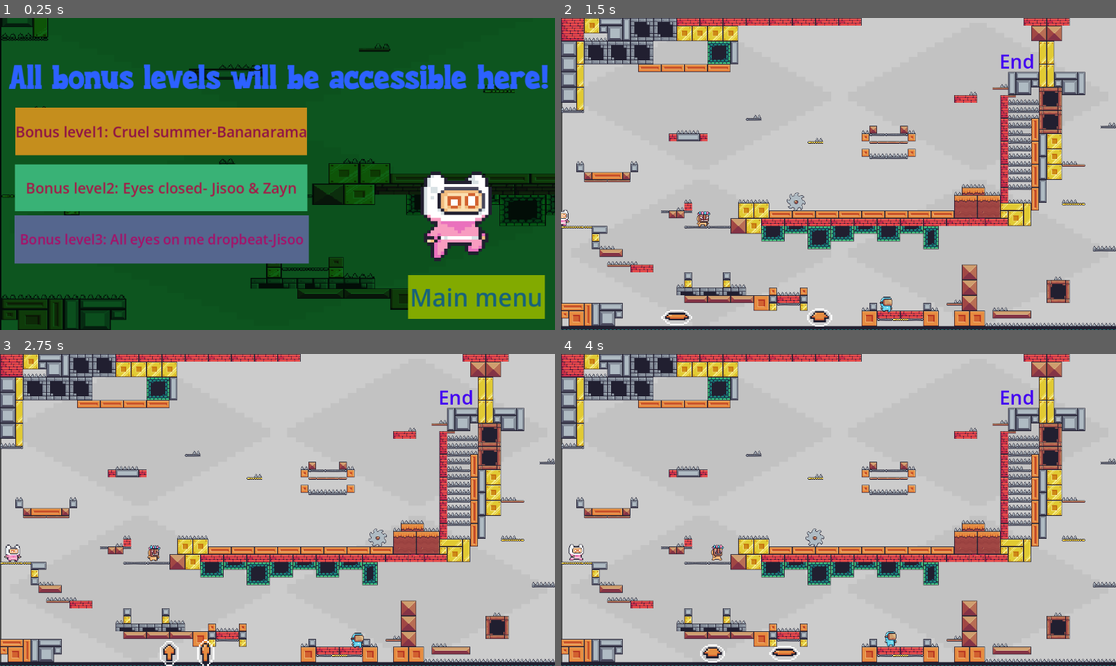
Above: before the commit, frames 1-4 (two rows, left to right).
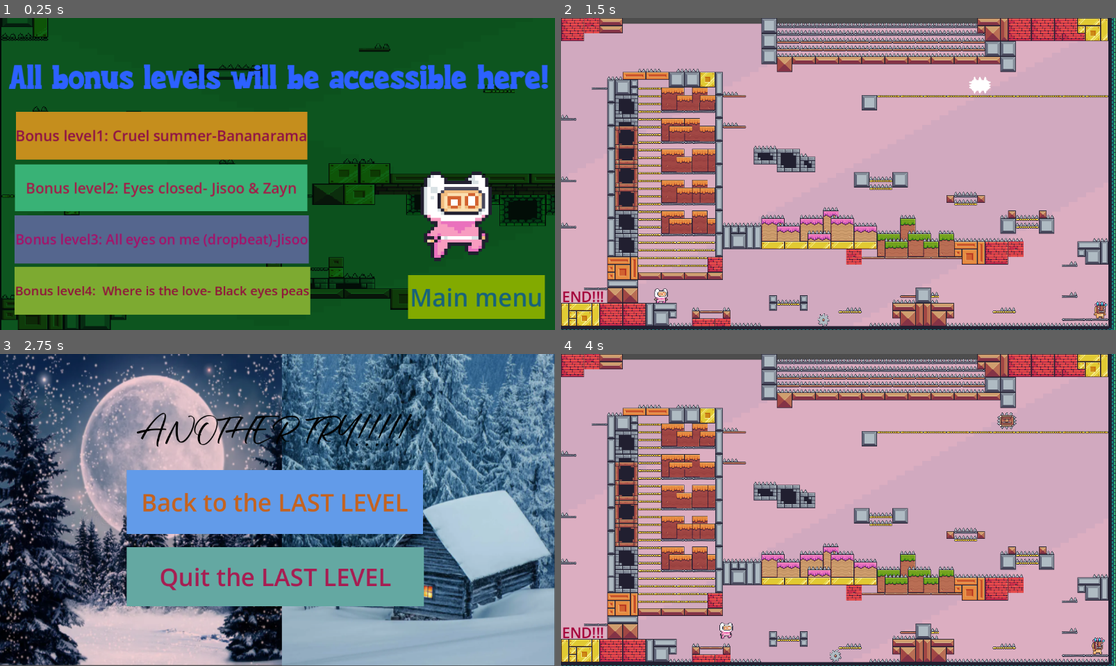
Above: after the commit, the same moments.

Repository: Miguella297/Pinktune
Game: Godot game, scene res://bonus_levels.tscn
Same seed, same stepped clock (60 frames per second), same inputs: the game is played once before the commit and once after it. This scene is started directly instead of the project's main scene.
Inputs (mouse positions are in pixels of both pictures, inside the frame that each line leads up to):
- Up to frame 1 (0.25 s): no input
- Up to frame 2 (1.5 s): click (721, 289) at 0.5 s, where only the run after the commit has a clickable "Bonus level4: Where is the lo…"; click (721, 130) at 1.25 s, where only the run before the commit has a clickable "Bonus level1: Cruel summer-Ba…"
- Up to frame 3 (2.75 s): tap Enter (ui_accept) at 2, 2.27 s; hold Right (ui_right) from 2.03 s (still down); tap Alt at 2.1 s
- Up to frame 4 (4 s): release Right (ui_right) at 2.75 s; click (838, 500) at 2.75 s, where only the run after the commit has a clickable "Back to the LAST LEVEL"; hold Right (ui_right) from 3.53 s (still down); tap Shift at 3.6 s; tap Enter (ui_accept) at 3.77 s

The runs differ from the first frame. In frame 1, 11% of the frame differs, in the area x 2-56%, y 28-96%; in frame 2, 96%; in frame 3, 95%; in frame 4, 96%, in the area x 0-100%, y 0-100%.

Commit message:
GAME FINISHED AT 75 HOURS AND 43 MINUTES

Diff:
--- a/Deathscene17.tscn
+++ b/Deathscene17.tscn
@@ -1,9 +1,10 @@
-[gd_scene load_steps=11 format=3 uid="uid://ca825okeqntuj"]
+[gd_scene load_steps=12 format=3 uid="uid://ca825okeqntuj"]
 
 [ext_resource type="Script" uid="uid://bjafpsshgq2j0" path="res://deathscene_17.gd" id="1_fj8v7"]
 [ext_resource type="Texture2D" uid="uid://dm3r6whw4ldyj" path="res://winter 1.png" id="2_2a7r1"]
 [ext_resource type="Texture2D" uid="uid://cetskbhsurgvx" path="res://winter 2.png" id="3_roe7l"]
 [ext_resource type="FontFile" uid="uid://dkmblvowvadvd" path="res://Animal Chariot.ttf" id="4_xw1hh"]
+[ext_resource type="AudioStream" uid="uid://fch6ook5t1oq" path="res://Deathscene17.mp3" id="5_2a7r1"]
 
 [sub_resource type="StyleBoxTexture" id="StyleBoxTexture_0rhr6"]
 texture = ExtResource("2_2a7r1")
@@ -96,5 +97,13 @@
 theme_override_font_sizes/font_size = 80
 text = "ANOTHER TRY!!!!!"
 
+[node name="AudioStreamPlayer2D" type="AudioStreamPlayer2D" parent="."]
+position = Vector2(3051, 2784)
+scale = Vector2(1, 1.00407)
+stream = ExtResource("5_2a7r1")
+volume_db = 24.0
+autoplay = true
+max_distance = 4096.0
+
 [connection signal="pressed" from="Button" to="." method="_on_button_pressed"]
 [connection signal="pressed" from="Button2" to="." method="_on_button_2_pressed"]
--- a/bonus4.tscn
+++ b/bonus4.tscn
@@ -8,6 +8,7 @@
 [ext_resource type="Script" uid="uid://38e5l1ybohty" path="res://area_2d_17.gd" id="6_3s0lk"]
 [ext_resource type="PackedScene" uid="uid://duyiverc3nmf2" path="res://enemy30.tscn" id="7_51dox"]
 [ext_resource type="Script" uid="uid://dpyyh4lvi1yhp" path="res://area_2d_17+1.gd" id="8_epr4k"]
+[ext_resource type="AudioStream" uid="uid://dv855befsx26r" path="res://Bonus 4.mp3" id="9_5e6ay"]
 
 [sub_resource type="TileSetAtlasSource" id="TileSetAtlasSource_eqbgp"]
 texture = ExtResource("2_v1waf")
@@ -386,35 +387,32 @@
 [sub_resource type="RectangleShape2D" id="RectangleShape2D_nsdmj"]
 size = Vector2(47, 25)
 
+[sub_resource type="RectangleShape2D" id="RectangleShape2D_1q6kh"]
+size = Vector2(28, 8)
+
+[sub_resource type="RectangleShape2D" id="RectangleShape2D_p6ps4"]
+size = Vector2(29, 5)
+
+[sub_resource type="RectangleShape2D" id="RectangleShape2D_icegl"]
+size = Vector2(45, 8)
+
+[sub_resource type="RectangleShape2D" id="RectangleShape2D_fv8m8"]
+size = Vector2(44, 8.5)
+
+[sub_resource type="RectangleShape2D" id="RectangleShape2D_pl3sv"]
+size = Vector2(29, 7)
+
+[sub_resource type="RectangleShape2D" id="RectangleShape2D_qxe8c"]
+size = Vector2(12, 8)
+
 [sub_resource type="RectangleShape2D" id="RectangleShape2D_v8i4j"]
 size = Vector2(12, 8)
 
-[sub_resource type="RectangleShape2D" id="RectangleShape2D_1q6kh"]
-size = Vector2(28, 8)
-
-[sub_resource type="RectangleShape2D" id="RectangleShape2D_p6ps4"]
-size = Vector2(29, 5)
-
-[sub_resource type="RectangleShape2D" id="RectangleShape2D_icegl"]
-size = Vector2(45, 8)
-
-[sub_resource type="RectangleShape2D" id="RectangleShape2D_fv8m8"]
-size = Vector2(44, 8.5)
-
-[sub_resource type="RectangleShape2D" id="RectangleShape2D_pl3sv"]
-size = Vector2(29, 7)
-
-[sub_resource type="RectangleShape2D" id="RectangleShape2D_qxe8c"]
-size = Vector2(12, 8)
-
 [sub_resource type="RectangleShape2D" id="RectangleShape2D_pv0af"]
 size = Vector2(12.5, 8.5)
 
 [sub_resource type="RectangleShape2D" id="RectangleShape2D_k0yr7"]
 size = Vector2(14, 7)
-
-[sub_resource type="RectangleShape2D" id="RectangleShape2D_d734p"]
-size = Vector2(43, 8)
 
 [sub_resource type="CircleShape2D" id="CircleShape2D_5e6ay"]
 radius = 21.095
@@ -436,14 +434,14 @@
 layer_0/tile_data = PackedInt32Array(-1, 0, 8, -65465, 131072, 8, 2686975, 0, 10, 2621511, 131072, 10, 71, 131072, 9, 6 …(23884 unchanged characters)…
 
 [node name="CharacterBody2D" parent="." groups=["player"] instance=ExtResource("3_eqbgp")]
-position = Vector2(182, 573)
+position = Vector2(207, 574)
 script = ExtResource("4_wl6ap")
 
 [node name="TileMap2" type="TileMap" parent="."]
 texture_filter = 1
 tile_set = SubResource("TileSet_51dox")
 format = 2
-layer_0/tile_data = PackedInt32Array(2424849, 0, 0, 2424853, …(3397 unchanged characters)… 2, 0, 0, 1310720, 0, 0, 1703936, 0, 0, 2228227, 0, 0, 2228228, 0, 0, 2228229, 0, 0, 2555954, 0, 0, 2555955, 0, 0, 2555956, 0, …(288 unchanged characters)…
+layer_0/tile_data = PackedInt32Array(2424849, 0, 0, 2424853, …(3397 unchanged characters)… 2, 0, 0, 1310720, 0, 0, 1703936, 0, 0, 2555954, 0, 0, 2555955, 0, 0, 2555956, 0, …(288 unchanged characters)…
 
 [node name="Area2D17" type="Area2D" parent="."]
 script = ExtResource("6_3s0lk")
@@ -548,10 +546,6 @@
 position = Vector2(661.5, 340.5)
 shape = SubResource("RectangleShape2D_nsdmj")
 
-[node name="CollisionShape2D26" type="CollisionShape2D" parent="Area2D17"]
-position = Vector2(504, 285)
-shape = SubResource("RectangleShape2D_v8i4j")
-
 [node name="CollisionShape2D27" type="CollisionShape2D" parent="Area2D17"]
 position = Vector2(352, 220)
 shape = SubResource("RectangleShape2D_1q6kh")
@@ -576,6 +570,10 @@
 position = Vector2(8, 204)
 shape = SubResource("RectangleShape2D_qxe8c")
 
+[node name="CollisionShape2D26" type="CollisionShape2D" parent="Area2D17/CollisionShape2D32"]
+position = Vector2(496, 81)
+shape = SubResource("RectangleShape2D_v8i4j")
+
 [node name="CollisionShape2D33" type="CollisionShape2D" parent="Area2D17"]
 position = Vector2(7.75, 332.25)
 shape = SubResource("RectangleShape2D_pv0af")
@@ -583,10 +581,6 @@
 [node name="CollisionShape2D34" type="CollisionShape2D" parent="Area2D17"]
 position = Vector2(8, 428.5)
 shape = SubResource("RectangleShape2D_k0yr7")
-
-[node name="CollisionShape2D35" type="CollisionShape2D" parent="Area2D17"]
-position = Vector2(70.5, 557)
-shape = SubResource("RectangleShape2D_d734p")
 
 [node name="Node2D" parent="Area2D17" instance=ExtResource("7_51dox")]
 position = Vector2(453, 627)
@@ -604,8 +598,15 @@
 [node name="Area2D17+1" type="Area2D" parent="."]
 position = Vector2(2, 557)
 script = ExtResource("8_epr4k")
-target_scene_path = null
 
 [node name="CollisionShape2D" type="CollisionShape2D" parent="Area2D17+1"]
 position = Vector2(22, 13)
 shape = SubResource("CircleShape2D_5e6ay")
+
+[node name="AudioStreamPlayer2D" type="AudioStreamPlayer2D" parent="."]
+position = Vector2(3051, 2784)
+scale = Vector2(1, 1.00407)
+stream = ExtResource("9_5e6ay")
+volume_db = 24.0
+autoplay = true
+max_distance = 4096.0
--- a/bonus_levels.gd
+++ b/bonus_levels.gd
@@ -12,3 +12,6 @@
 
 func _on_button_4_pressed() -> void:
 	get_tree().change_scene_to_file("bonus3.tscn")
+
+func _on_button_5_pressed() -> void:
+	get_tree().change_scene_to_file("bonus4.tscn")
--- a/bonus_levels.tscn
+++ b/bonus_levels.tscn
@@ -33,6 +33,12 @@
 [sub_resource type="StyleBoxFlat" id="StyleBoxFlat_ga3if"]
 bg_color = Color(0.335504, 0.398578, 0.55857, 1)
 
+[sub_resource type="StyleBoxFlat" id="StyleBoxFlat_qdowb"]
+bg_color = Color(0.30249, 0.481863, 0.26211, 1)
+
+[sub_resource type="StyleBoxFlat" id="StyleBoxFlat_dxuho"]
+bg_color = Color(0.490687, 0.667975, 0.193572, 1)
+
 [node name="Node2D" type="Node2D"]
 scale = Vector2(1.00679, 1.00713)
 script = ExtResource("1_3mthd")
@@ -54,10 +60,10 @@
 text = "All bonus levels will be accessible here! "
 
 [node name="Button" type="Button" parent="."]
-offset_left = 32.0
-offset_top = 185.0
-offset_right = 526.0
-offset_bottom = 283.0
+offset_left = 32.7774
+offset_top = 193.619
+offset_right = 633.777
+offset_bottom = 291.619
 theme_override_colors/font_disabled_color = Color(0.589841, 0.0817611, 0.176214, 1)
 theme_override_colors/font_hover_pressed_color = Color(0.606951, 0.0633949, 0.238582, 1)
 theme_override_colors/font_hover_color = Color(0.57531, 0.0405524, 0.230358, 1)
@@ -149,9 +155,33 @@
 theme_override_font_sizes/font_size = 28
 theme_override_styles/hover = SubResource("StyleBoxFlat_f8h1h")
 theme_override_styles/normal = SubResource("StyleBoxFlat_ga3if")
-text = "Bonus level3: All eyes on me dropbeat-Jisoo"
+text = "Bonus level3: All eyes on me (dropbeat)-Jisoo"
+
+[node name="Button5" type="Button" parent="."]
+offset_left = 30.0
+offset_top = 513.0
+offset_right = 640.0
+offset_bottom = 612.0
+theme_override_colors/font_disabled_color = Color(0.658544, 0.119284, 0.296627, 1)
+theme_override_colors/font_hover_pressed_color = Color(0.619084, 0.0898345, 0.356977, 1)
+theme_override_colors/font_hover_color = Color(0.658129, 0.0180765, 0.332609, 1)
+theme_override_colors/icon_disabled_color = Color(0.639017, 0.0956544, 0.336047, 1)
+theme_override_colors/icon_hover_pressed_color = Color(0.732037, 0.119246, 0.325929, 1)
+theme_override_colors/icon_hover_color = Color(0.595173, 0.0559437, 0.325394, 1)
+theme_override_colors/icon_pressed_color = Color(0.690027, 0.0817541, 0.293076, 1)
+theme_override_colors/icon_focus_color = Color(0.731573, 0.110957, 0.346777, 1)
+theme_override_colors/icon_normal_color = Color(0.588027, 0.0763345, 0.209539, 1)
+theme_override_colors/font_outline_color = Color(0.614347, 0.0699666, 0.307061, 1)
+theme_override_colors/font_color = Color(0.567545, 0.0750256, 0.23358, 1)
+theme_override_colors/font_focus_color = Color(0.677495, 0.0635105, 0.330783, 1)
+theme_override_colors/font_pressed_color = Color(0.686103, 0.071462, 0.33607, 1)
+theme_override_font_sizes/font_size = 26
+theme_override_styles/hover = SubResource("StyleBoxFlat_qdowb")
+theme_override_styles/normal = SubResource("StyleBoxFlat_dxuho")
+text = "Bonus level4:  Where is the love- Black eyes peas"
 
 [connection signal="pressed" from="Button" to="." method="_on_button_pressed"]
 [connection signal="pressed" from="Button2" to="." method="_on_button_2_pressed"]
 [connection signal="pressed" from="Button3" to="." method="_on_button_3_pressed"]
 [connection signal="pressed" from="Button4" to="." method="_on_button_4_pressed"]
+[connection signal="pressed" from="Button5" to="." method="_on_button_5_pressed"]
Not shown, added: Bonus 4.mp3.import
Not shown, added: Deathscene17.mp3.import
Not shown: 1 places in bonus_levels.tscn that only renumber resources
Not shown, added: Bonus 4.mp3
Not shown, added: Deathscene17.mp3
